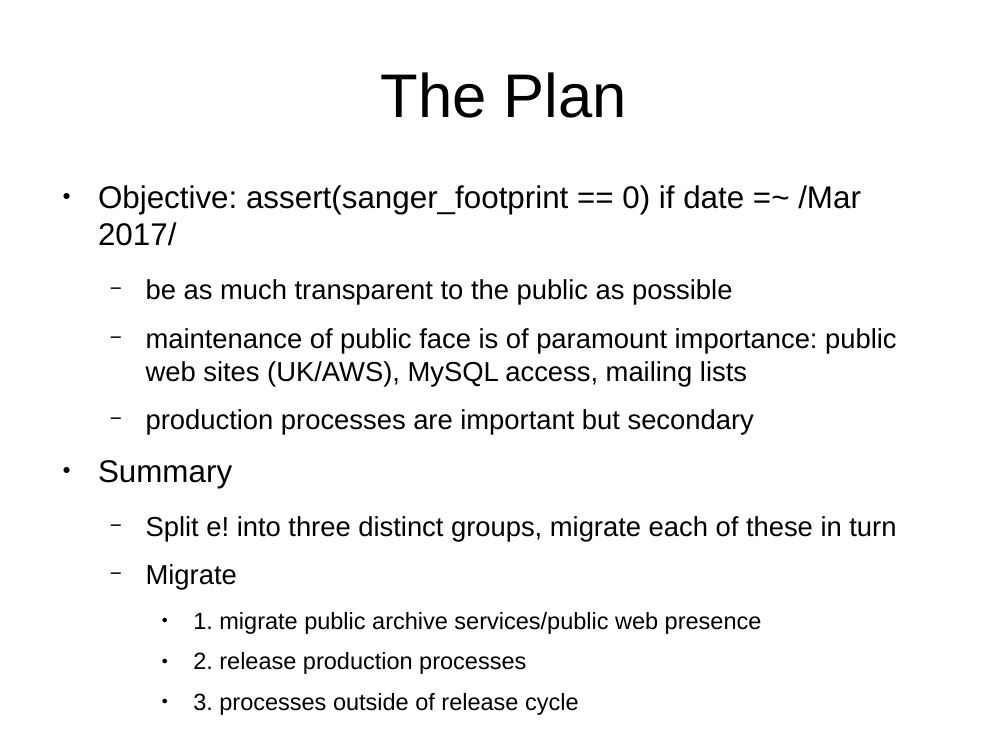
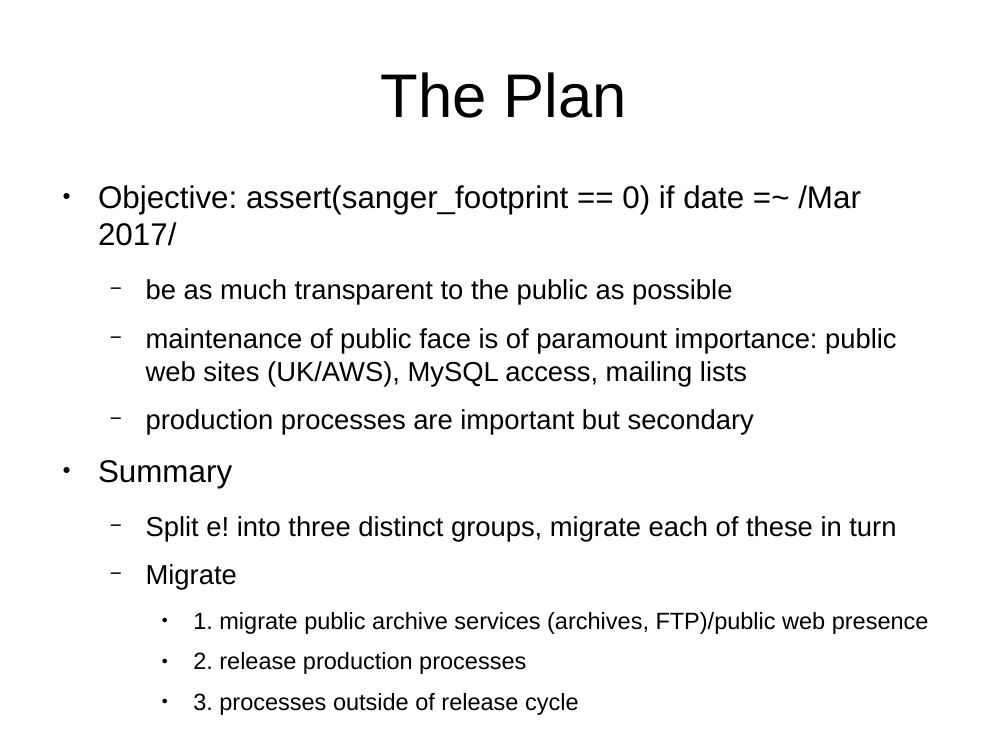
Before and after one commit to avullo/ensembl-migration-pm, a slide deck: slide 2 of data-review-10-16/talk.odp. Drawn at 1008x756 pixels with LibreOffice and Linux fonts; fonts in the diff are those of the drawing; background and template pictures are left out. Boxes give left, top, right and bottom in pixels: in the first picture for what was removed or moved away, otherwise in the second. Text is boxed around its words. In the diff, an @@ line names an element or a change of style, - is before the commit and + after.

Commit message:
Archives almost ready. Begin FTP section, worked on intro, includes shutdown.

```diff
--- a/data-review-10-16/talk.odp
+++ b/data-review-10-16/talk.odp
@@ text at [193,612,929,634]: text changed @@
-    ● 1. migrate public archive services/public web presence
+    ● 1. migrate public archive services (archives, FTP)/public web presence
```
Also in this commit, not shown: 6 other slides changed, 6 slides added, 4 slides removed.
